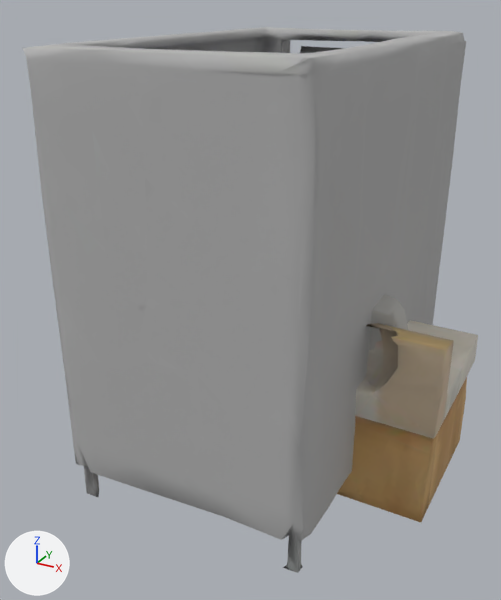
Renders of the glTF model client/public/assets/props/restrooms.glb from each side of a commit.
One viewpoint serves both versions: a 50 mm lens placed at (1.49, -3.0, 2.27), pointed at (-0.08, -0.15, 0.84). The axes (+X, +Y, +Z) are drawn at lower left. The lights are the same throughout. The picture after the commit comes second. Where no turn or scale is listed for an object, it has been applied to the vertices. Vertices at exactly the same position are counted once.

Script lines for the objects in view, before the commit:
```python
ob_tripo_node_093d5032_5650_4c02_b60c_7111b835d330 = bpy.data.objects.new('tripo_node_093d5032-5650-4c02-b60c-7111b835d330', me_tripo_mesh_093d5032_5650_4c02_b60c_7111b835d330)
ob_tripo_node_093d5032_5650_4c02_b60c_7111b835d330.location = (0.0, 0.0, 0.475)
ob_tripo_node_a8b9d528_805e_4c4b_9748_f9162862215a = bpy.data.objects.new('tripo_node_a8b9d528-805e-4c4b-9748-f9162862215a', me_tripo_mesh_a8b9d528_805e_4c4b_9748_f9162862215a)
ob_tripo_node_a8b9d528_805e_4c4b_9748_f9162862215a.location = (0.0, 0.0, 0.8)
ob_tripo_node_dc2739e5_8b31_49fa_856f_3a629a3c0b8a = bpy.data.objects.new('tripo_node_dc2739e5-8b31-49fa-856f-3a629a3c0b8a', me_tripo_mesh_dc2739e5_8b31_49fa_856f_3a629a3c0b8a)
ob_tripo_node_dc2739e5_8b31_49fa_856f_3a629a3c0b8a.location = (0.0, 0.0, 1.05)
# also in view: 'tripo_node_4ea6cd8d-0569-4f69-b96c-c89546639471' at (0.0, 0.0, 0.65)
```
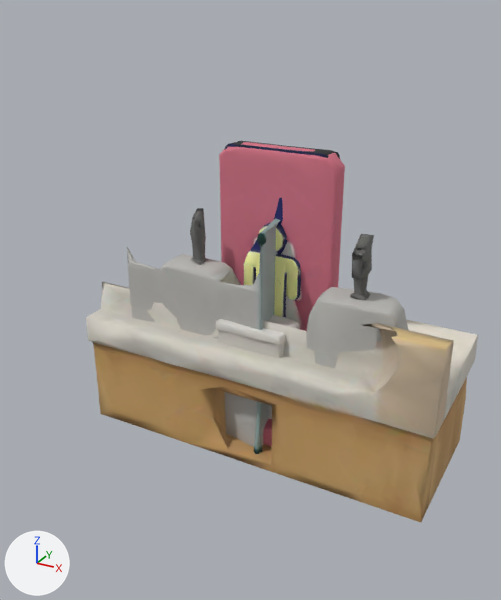
The change, as a list of edits to the scene's bpy script:
```text
Change me_tripo_mesh_a8b9d528_805e_4c4b_9748_f9162862215a:
    remove me_tripo_mesh_a8b9d528_805e_4c4b_9748_f9162862215a.from_pydata(...)  # 803 vertices, 1589 faces; spans x -0.51..0.51, y -0.17..0.17, z -0.8..0.8
    remove me_tripo_mesh_a8b9d528_805e_4c4b_9748_f9162862215a.materials.append(mat_tripo_material_a8b9d528_805e_4c4b_9748_f9162862215a)  # picture img_color_a8b9d528_805e_4c4b_9748_f9162862215a
    add me_tripo_mesh_a8b9d528_805e_4c4b_9748_f9162862215a.from_pydata(...)  # 840 vertices, 1684 faces; spans x -0.46..0.46, y -0.25..0.25, z -0.8..0.8
    me_tripo_mesh_a8b9d528_805e_4c4b_9748_f9162862215a part 1: 1 vertex moved within x -0.43, y 0.03, z -0.8; 642 vertices removed from x -0.51..0.51, y -0.17..0.17, z -0.8..0.8; 838 vertices added at x -0.46..0.46, y -0.25..0.25, z -0.8..0.8
    other edits to the shape of me_tripo_mesh_a8b9d528_805e_4c4b_9748_f9162862215a do not show in these pictures
    add me_tripo_mesh_a8b9d528_805e_4c4b_9748_f9162862215a.materials.append(mat_tripo_material_c2026b78_7065_4de1_ab9b_a476ea6038f5)  # picture img_color_c2026b78_7065_4de1_ab9b_a476ea6038f5
Remove ob_tripo_node_dc2739e5_8b31_49fa_856f_3a629a3c0b8a:
    ob_tripo_node_dc2739e5_8b31_49fa_856f_3a629a3c0b8a = bpy.data.objects.new('tripo_node_dc2739e5-8b31-49fa-856f-3a629a3c0b8a', me_tripo_mesh_dc2739e5_8b31_49fa_856f_3a629a3c0b8a)
Add ob_tripo_node_fdcf8b80_3734_4c04_9cbe_c735c1f8e5a8:
    ob_tripo_node_fdcf8b80_3734_4c04_9cbe_c735c1f8e5a8 = bpy.data.objects.new('tripo_node_fdcf8b80-3734-4c04-9cbe-c735c1f8e5a8', me_tripo_mesh_fdcf8b80_3734_4c04_9cbe_c735c1f8e5a8)  # 825 vertices, 1646 faces; spans x -0.35..0.35, y -0.16..0.16, z -0.8..0.8; in mat_tripo_material_fdcf8b80_3734_4c04_9cbe_c735c1f8e5a8 (picture img_color_fdcf8b80_3734_4c04_9cbe_c735c1f8e5a8)
    ob_tripo_node_fdcf8b80_3734_4c04_9cbe_c735c1f8e5a8.location = (0.0, 0.0, 0.8)
Add ob_tripo_node_2a846730_bcd4_4a6e_8182_6a3b4a916a69:
    ob_tripo_node_2a846730_bcd4_4a6e_8182_6a3b4a916a69 = bpy.data.objects.new('tripo_node_2a846730-bcd4-4a6e-8182-6a3b4a916a69', me_tripo_mesh_2a846730_bcd4_4a6e_8182_6a3b4a916a69)  # 952 vertices, 1904 faces; spans x -0.189..0.189, y -0.325..0.325, z -0.4..0.4; in mat_tripo_material_2a846730_bcd4_4a6e_8182_6a3b4a916a69 (picture img_color_2a846730_bcd4_4a6e_8182_6a3b4a916a69)
    ob_tripo_node_2a846730_bcd4_4a6e_8182_6a3b4a916a69.location = (0.0, 0.0, 0.4)
```

Changed parts and their boxes [x1, y1, x2, y2] in the pictures (501 x 600 px; the box of a moved part takes in the faces that stretch with it):
'tripo_node_dc2739e5-8b31-49fa-856f-3a629a3c0b8a', deleted: before [22, 27, 466, 573]
'tripo_node_fdcf8b80-3734-4c04-9cbe-c735c1f8e5a8', added: after [224, 141, 340, 318]
'tripo_node_2a846730-bcd4-4a6e-8182-6a3b4a916a69', added: after [216, 315, 300, 419]
part 1 of me_tripo_mesh_a8b9d528_805e_4c4b_9748_f9162862215a, moved or reshaped (not visible before): after [219, 142, 345, 447]
'tripo_node_093d5032-5650-4c02-b60c-7111b835d330', unchanged, uncovered by the edit: before [337, 320, 478, 522]; after [86, 282, 478, 522]
'tripo_node_4ea6cd8d-0569-4f69-b96c-c89546639471', unchanged, uncovered by the edit: before [369, 295, 408, 350]; after [127, 208, 408, 454]
